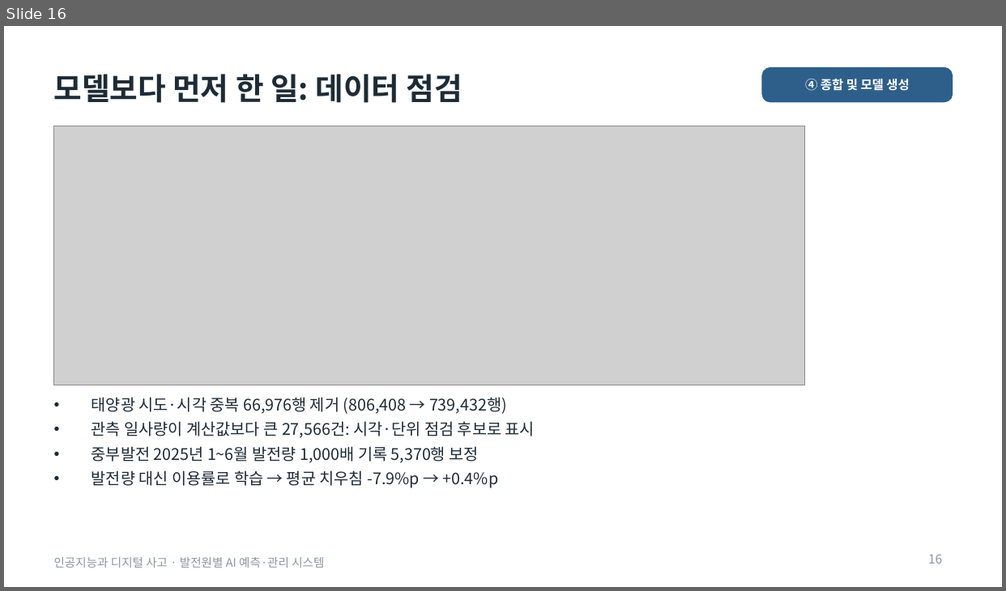
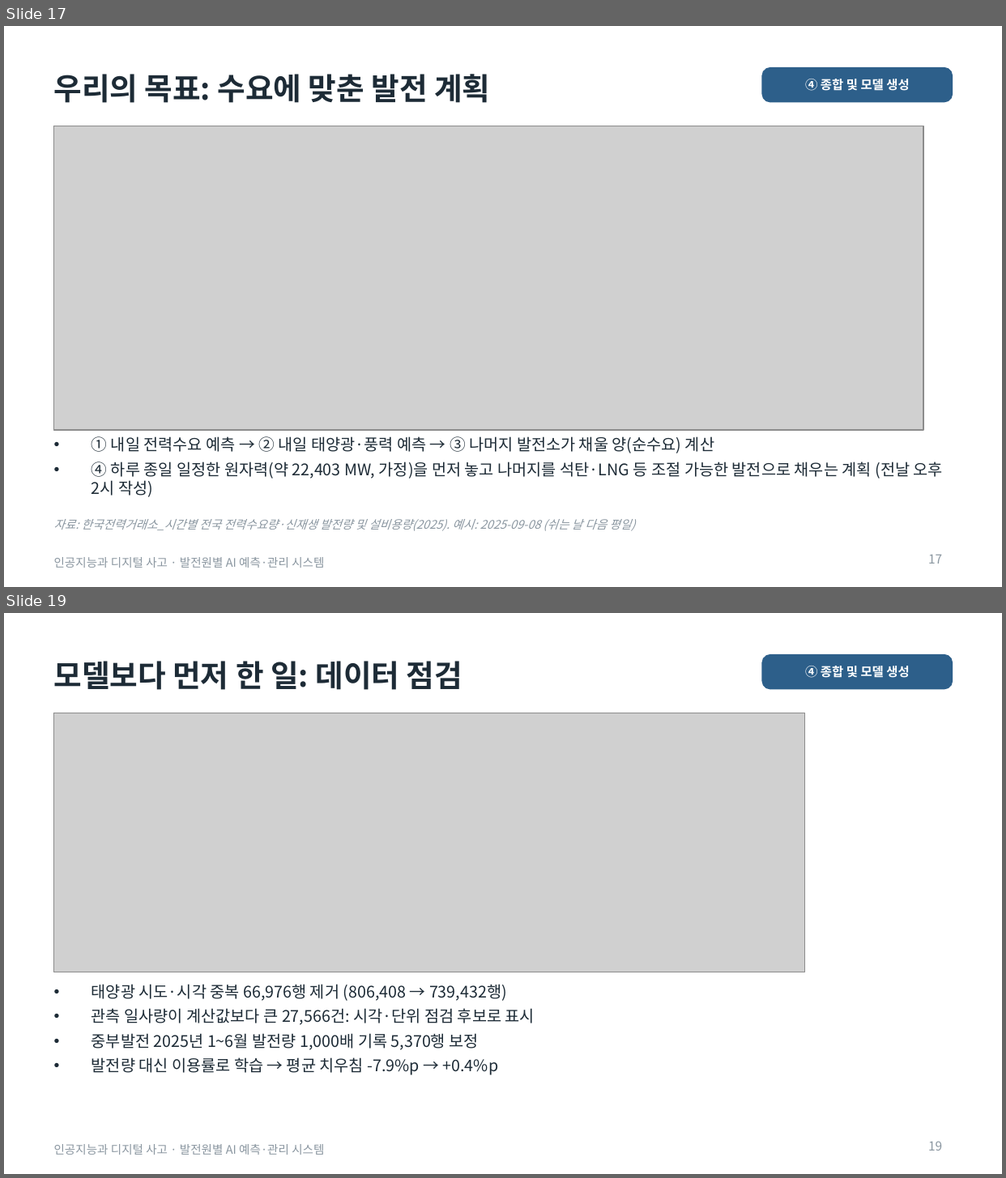
Before and after one commit to junseok7-cpu/hello, a slide deck: energy/report/발표자료_최종.pptx. Shown one above the other, each under a label of ours: slide 16 before the commit, slides 17 and 19 after it; the slides between them are not shown. The pictures are 1006x591 and 1006x1178 pixels, drawn with LibreOffice and Linux fonts; fonts in the diff are those of the drawing; grey boxes stand for pictures. Boxes give left, top, right and bottom in pixels: in the first picture for what was removed or moved away, otherwise in the second. Text is boxed around its words. In the diff, an @@ line names an element or a change of style, - is before the commit and + after.

```diff
--- a/energy/report/발표자료_최종.pptx
+++ b/energy/report/발표자료_최종.pptx
@@ slide 17 added at [4,26,1002,587], background #FFFFFF; not listed: 1 template element that a slide beside it also shows @@
@@ title added at [54,74,490,103], 22 pt, text #1D2B36, bold @@
+우리의 목표: 수요에 맞춘 발전 계획
@@ rounded rectangle added at [762,68,952,102], fill #2D5F8A, outline #2D5F8A 1 pt @@
@@ text added at [805,79,909,91], 9 pt, text #FFFFFF, bold @@
+④ 종합 및 모델 생성
@@ picture added at [54,126,923,430] @@
@@ text added at [91,437,943,497], 11.5 pt, text #1D2B36 @@
+• ① 내일 전력수요 예측 → ② 내일 태양광·풍력 예측 → ③ 나머지 발전소가 채울 양(순수요) 계산
+• ④ 하루 종일 일정한 원자력(약 22,403 MW, 가정)을 먼저 놓고 나머지를 석탄·LNG 등 조절 가능한 발전으로 채우는 계획 (전날 오후 2시 작성)
@@ text added at [54,519,635,531], 8.5 pt, text #8A96A0, italic @@
+자료: 한국전력거래소_시간별 전국 전력수요량·신재생 발전량 및 설비용량(2025). 예시: 2025-09-08 (쉬는 날 다음 평일)
@@ page number added at [928,555,942,564], 9 pt, text #8A96A0 @@
+17
@@ what was slide 16 is now slide 19 @@
@@ page number at [928,1141,942,1151]: text changed @@
-16
+19
```
Also in this commit, not shown: 12 slides changed, 2 other slides added, 9 other files.
